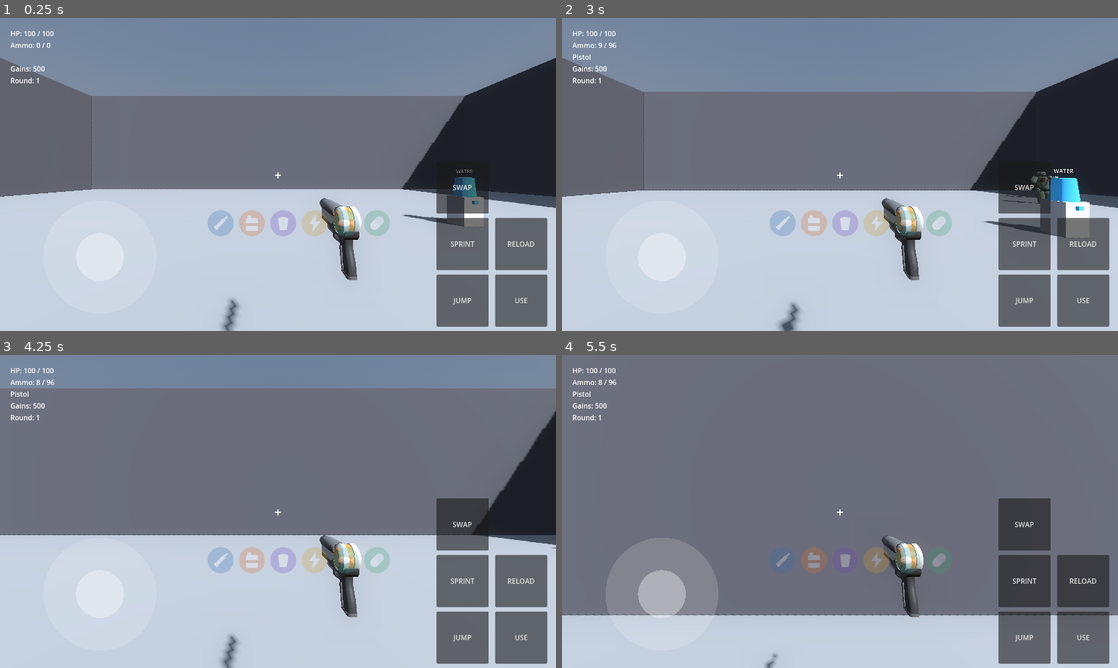
Above: before the commit, frames 1-4 (two rows, left to right).
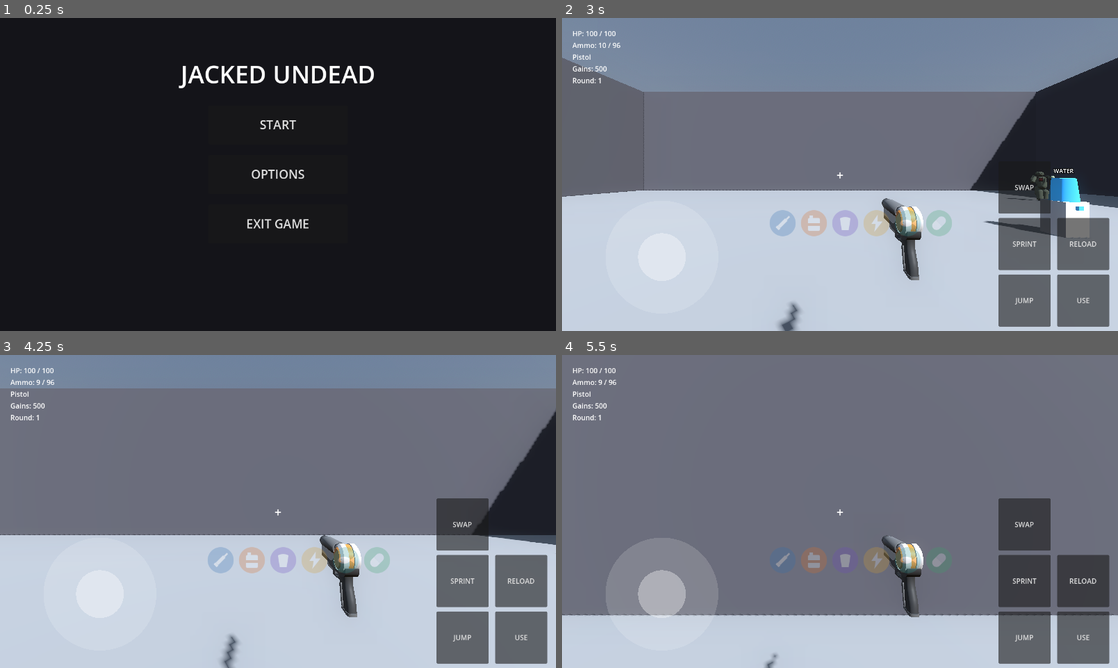
Above: after the commit, the same moments.

Repository: nateomach1-debug/jacked-undead
Game: Godot game, scene res://scenes/main_menu/main_menu.tscn
Same seed, same stepped clock (60 frames per second), same inputs: the game is played once before the commit and once after it. Before the commit the project starts from res://scenes/main/main.tscn.
Inputs (mouse positions are in pixels of both pictures, inside the frame that each line leads up to):
- Up to frame 1 (0.25 s): no input
- Up to frame 2 (3 s): click (840, 124) at 0.5 s, where only the run after the commit has a clickable "START"; click "USE" at 1.25 s; click "JUMP" at 2 s; move the mouse to (867, 174) at 2.77 s; hold W (move_forward) from 2.78 s (still down); tap F (interact) at 2.85 s
- Up to frame 3 (4.25 s): keep holding W (move_forward); tap Space (jump) at 3.02, 3.77 s; move the mouse to (250, 511) at 3.52 s; click (250, 511) at 3.6 s
- Up to frame 4 (5.5 s): keep holding W (move_forward); move the mouse to (851, 505) at 4.27 s; hold Ctrl (sprint) 4.28-5.03 s; move the mouse to (834, 517) at 5.02 s; tap F (interact) at 5.1 s; tap Space (jump) at 5.27 s

The runs differ from the first frame. In frame 1, 92% of the frame differs, in the area x 0-100%, y 0-100%; in frame 2, 0.2%; in frame 3, less than 0.1%; in frame 4, less than 0.1%.

Commit message:
Change main scene to main_menu in project.godot

Diff:
--- a/project.godot
+++ b/project.godot
@@ -7,7 +7,7 @@
 [application]
 
 config/name="Jacked Undead"
-run/main_scene="res://scenes/main/main.tscn"
+run/main_scene="res://scenes/main_menu/main_menu.tscn"
 config/features=PackedStringArray("4.3", "Forward Plus")
 config/icon="res://icon.svg"
 
